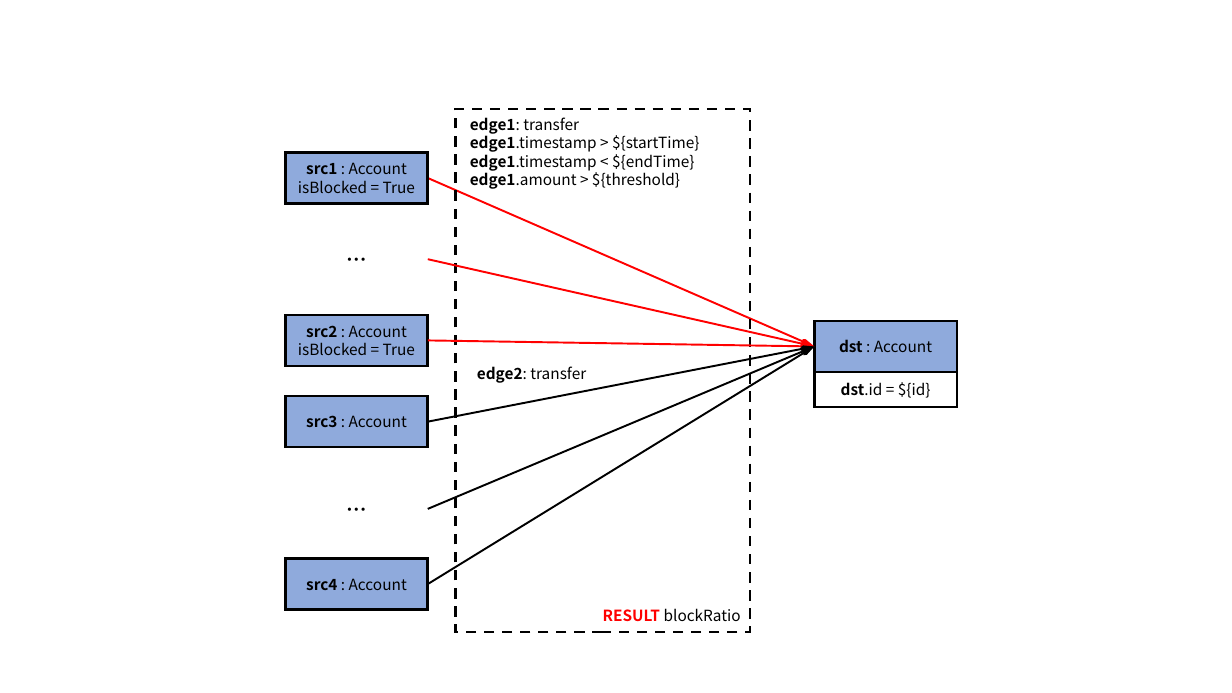
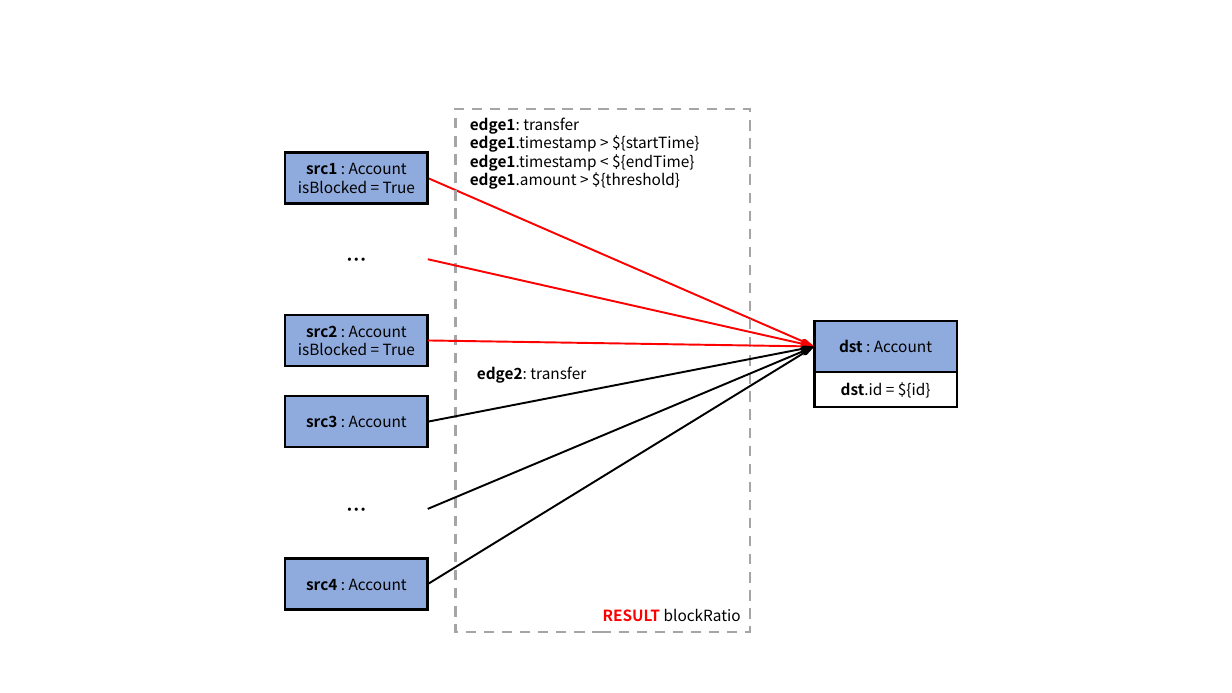
Before and after one commit to ldbc/ldbc_finbench_docs, a slide deck: slide 3 of patterns/transaction-simple-read.pptx. Drawn at 1232x693 pixels with LibreOffice and Linux fonts; fonts in the diff are those of the drawing. Boxes give left, top, right and bottom in pixels: in the first picture for what was removed or moved away, otherwise in the second. Text is boxed around its words. In the diff, an @@ line names an element or a change of style, - is before the commit and + after.

```diff
--- a/patterns/transaction-simple-read.pptx
+++ b/patterns/transaction-simple-read.pptx
@@ rectangle "RESULT blockRatio" at <box>456,109,750,632</box>: outline #000000 2 pt dashed to #A5A5A5 2 pt dashed @@
```
Also in this commit, not shown: 7 other slides changed, 40 other files.
